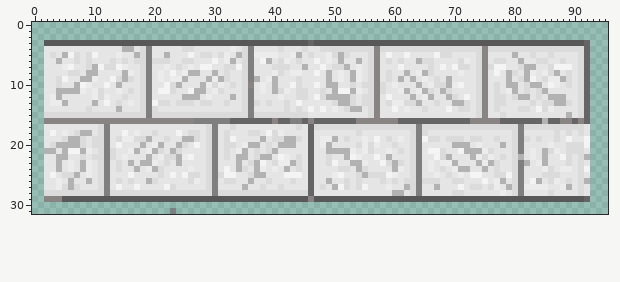
File history of a sprite sheet, Assets/Resources/Sprites/Marble.png. Above, as it was before the edit.
The file is 96x32 pixels. Colours within 5 levels of each other are drawn and written as one.
After the commit:
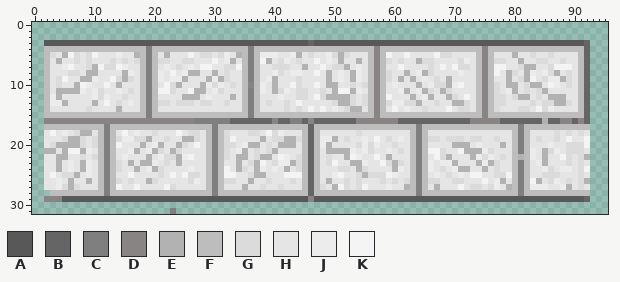
Palette (. is transparent): A #585858  B #656565  C #7f7f7f  D #888484  E #b2b2b2  F #bdbdbd  G #dbdbdb  H #e5e5e5  J #ececec  K #f4f4f4
Change:
Colour E becomes colour F in row 4 at x 15 to 16; in row 9 at x 37; in row 15 at x 89; in row 23 at x 82; in row 28 at x 60 to 61.
Colour G becomes colour F in row 4 at x 18, 25 to 26, 35, 41, 45, 48 to 56, 58 to 74 and 76 to 91; in row 5 at x 18, 35, 56, 74 and 91; in row 6 at x 18, 20, 35, 56, 74 and 91; in row 7 at x 18, 35, 56, 74, 76 and 91; in rows 8 to 9 at x 18, 35, 56, 74 and 91; in rows 10 to 11 at x 18, 35, 56, 58, 74 and 91.
Colour G becomes colour F in row 12 at x 18, 35, 56, 74 and 91; in row 13 at x 18, 35, 37, 56, 74 and 91; in row 14 at x 18, 20, 35, 56, 74 and 91; in row 15 at x 2 to 18, 20 to 35, 37 to 45, 56, 74, 78 and 91; in row 17 at x 11, 29, 33, 44, 47 to 63, 65 to 80 and 82 to 91; in row 18 at x 11, 29, 63, 65 and 80.
Colour G becomes colour F in row 19 at x 11, 29, 63, 80 and 82; in row 20 at x 11, 29, 63 and 80; in rows 21 to 22 at x 11, 13, 29, 63 and 80; in rows 23 to 24 at x 11, 29, 63 and 80; in row 25 at x 11, 29, 31, 63 and 80; in row 26 at x 11, 29, 63, 65 and 80.
Colour G becomes colour F in row 27 at x 11, 29, 63 and 80; in row 28 at x 3 to 11, 13 to 29, 31 to 45, 63, 70 to 71, 80, 86 and 91.
Colour H becomes colour F in row 4 at x 2 to 14, 17, 20 to 24, 27 to 32, 34, 37 to 40, 42 to 44 and 46 to 47; in row 5 at x 2, 20, 58 and 76; in row 6 at x 2, 37, 58 and 76; in row 7 at x 2, 20, 37 and 58; in row 8 at x 2, 20, 37, 58 and 76; in row 9 at x 2, 20, 58 and 76.
Colour H becomes colour F in rows 10 to 11 at x 2, 20, 37 and 76; in row 12 at x 2, 20, 37, 58 and 76; in row 13 at x 2, 58 and 76; in row 14 at x 2, 37, 58 and 76; in row 15 at x 46 to 55, 58 to 73, 76 to 77, 79 to 88 and 90; in row 17 at x 2 to 10, 13 to 28, 31 to 32, 34 to 43, 45 and 92.
Colour H becomes colour F in row 18 at x 13, 31, 45, 47 and 82; in row 19 at x 13, 31, 45 and 47; in row 20 at x 13, 31, 45, 47, 65 and 82; in rows 21 to 22 at x 31, 45, 47, 65 and 82; in row 23 at x 13, 31, 45, 47 and 65; in row 24 at x 13, 31, 45, 47, 65 and 82.
Colour H becomes colour F in row 25 at x 13, 45, 47, 65 and 82; in row 26 at x 13, 31, 45, 47 and 82; in row 27 at x 13, 31, 45, 47 and 65; in row 28 at x 47 to 59, 62, 65 to 69, 72 to 77, 79, 82 to 85, 87 to 90 and 92.
Colour J becomes colour F in row 4 at x 33; in row 5 at x 37; in row 27 at x 82; in row 28 at x 78.
Colour K becomes colour F in row 13 at x 20; in row 19 at x 65.
The author cleared colour G in row 28 at x 2.
Pixel boxes of the changes (left, top, right, bottom) in both pictures:
changed: (44, 46, 590, 196)
